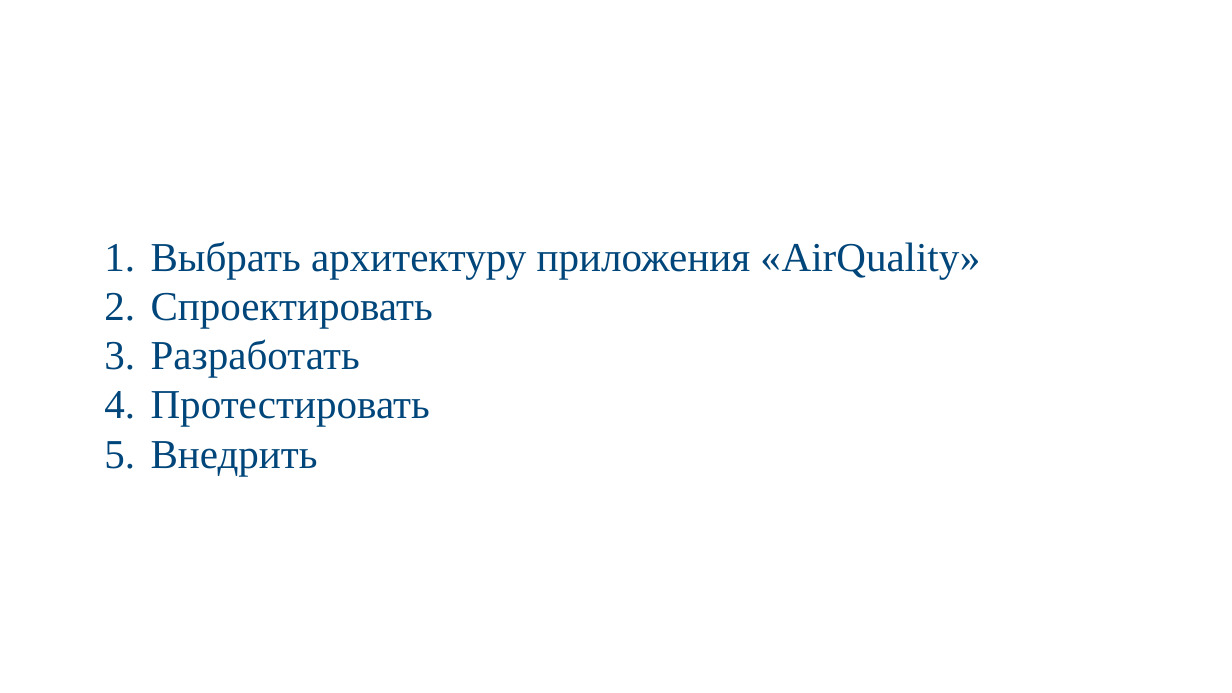
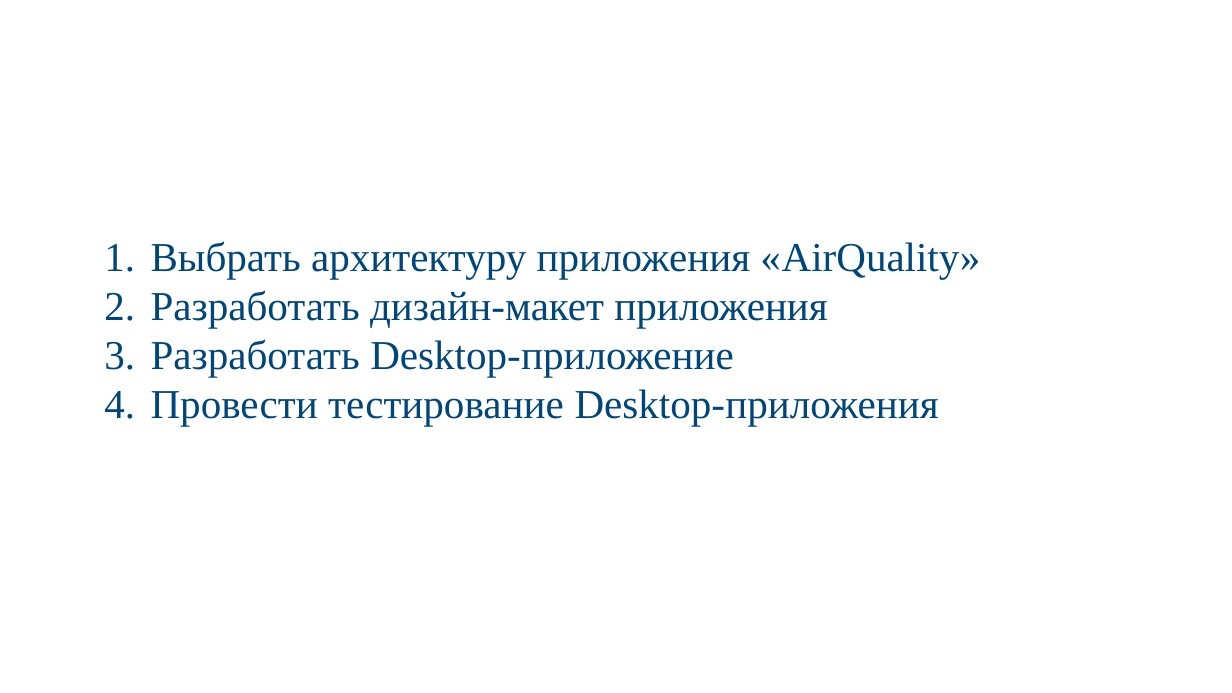
Before and after one commit to Martt0VV/test, a slide deck: slide 4 of Мартьянов.pptx. Drawn at 1232x693 pixels with LibreOffice and Linux fonts; fonts in the diff are those of the drawing; background and template pictures are left out. Boxes give left, top, right and bottom in pixels: in the first picture for what was removed or moved away, otherwise in the second. Text is boxed around its words. In the diff, an @@ line names an element or a change of style, - is before the commit and + after.

```diff
--- a/Мартьянов.pptx
+++ b/Мартьянов.pptx
@@ text at (151, 290, 939, 426): text changed @@
-2. Спроектировать
-3. Разработать
-4. Протестировать
-5. Внедрить
+2. Разработать дизайн-макет приложения
+3. Разработать Desktop-приложение
+4. Провести тестирование Desktop-приложения
```
Also in this commit, not shown: 3 other slides changed, 21 slides added, 7 slides removed.
